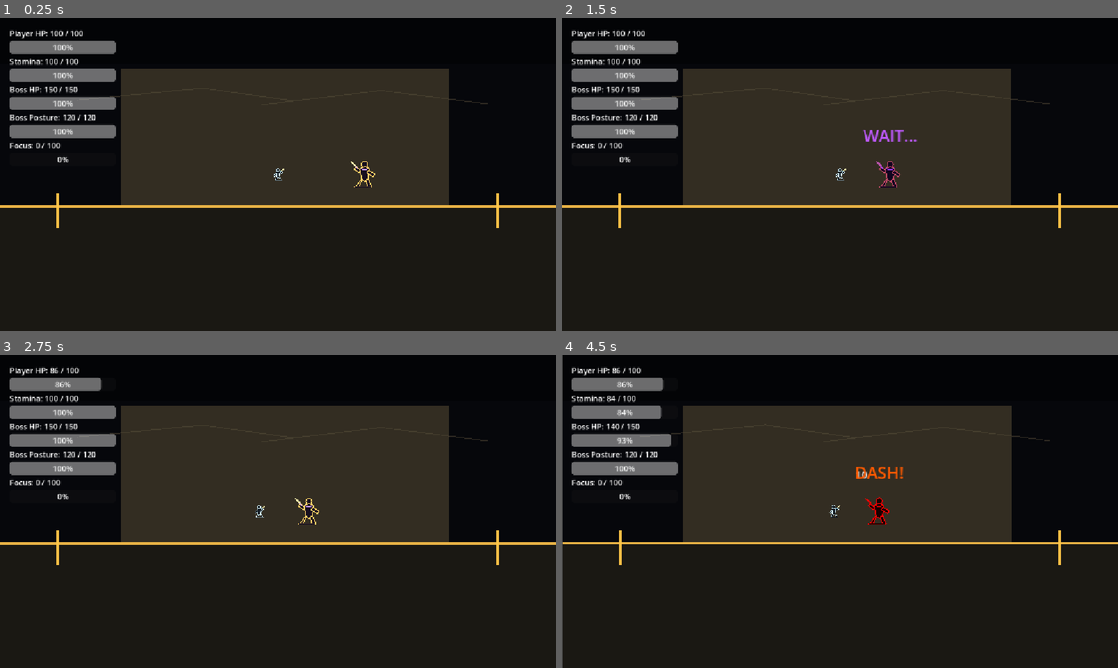
Above: before the commit, frames 1-4 (two rows, left to right).
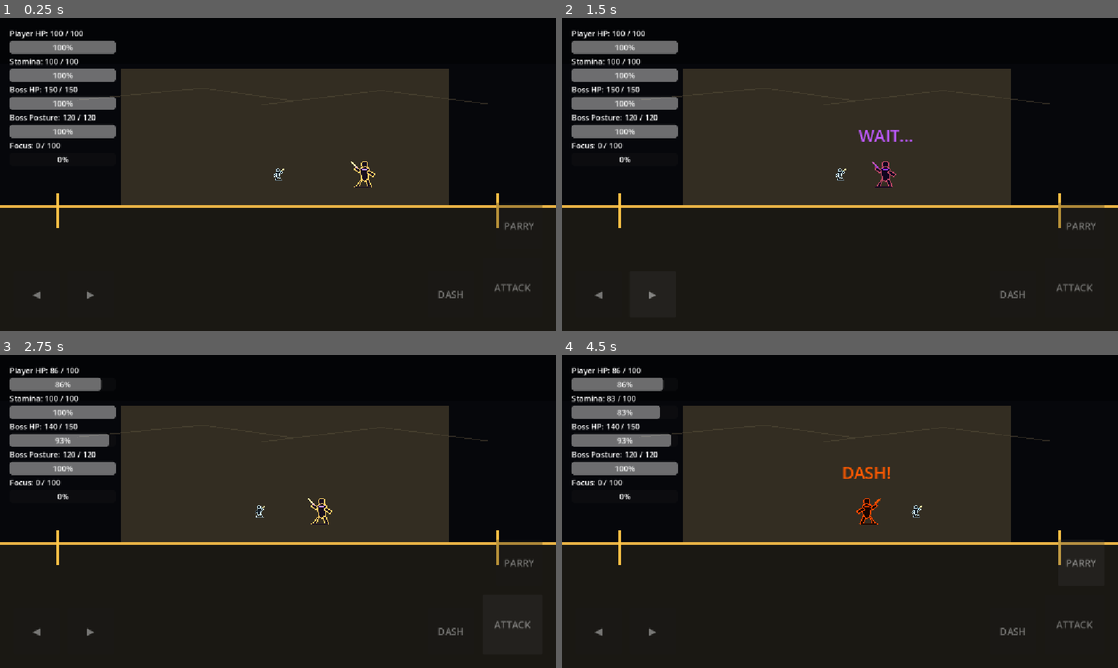
Above: after the commit, the same moments.

Repository: shanwinder/lastblade
Game: Godot game, scene res://scenes/main/BossBrokenMaster.tscn
The game is run twice, just before and just after one commit, with the same random seed, the same clock (stepped at 60 frames per second) and the same inputs.
Inputs (mouse positions are in pixels of both pictures, inside the frame that each line leads up to):
- Up to frame 1 (0.25 s): no input
- Up to frame 2 (1.5 s): click (600, 293) at 0.5 s, where only the run after the commit has a clickable "◀"; click (650, 293) at 1.25 s, where only the run after the commit has a clickable "▶"
- Up to frame 3 (2.75 s): click (511, 624) at 2 s, where only the run after the commit has a clickable "ATTACK"
- Up to frame 4 (4.5 s): click (1012, 630) at 2.75 s, where only the run after the commit has a clickable "DASH"; click (1079, 561) at 3.5 s, where only the run after the commit has a clickable "PARRY"; hold Right (ui_right) from 4.28 s (still down); tap A (attack) at 4.35 s

The runs differ from the first frame. In frame 1, 0.4% of the frame differs, in the area x 5-98%, y 58-90%; in frame 2, 0.8%; in frame 3, 0.8%; in frame 4, 1.5%, in the area x 0-100%, y 0-100%.

Commit message:
feat: enable touch controls in main scene

Diff:
--- a/last-blade-trial/scenes/main/BossBrokenMaster.tscn
+++ b/last-blade-trial/scenes/main/BossBrokenMaster.tscn
@@ -7,6 +7,7 @@
 [ext_resource type="Script" uid="uid://ctwdm7k5ww2c0" path="res://HUD.gd" id="5_7w3th"]
 [ext_resource type="Script" uid="uid://bfcpuai2nb0xm" path="res://game_camera.gd" id="6_jpax5"]
 [ext_resource type="Script" path="res://combat_decay_manager.gd" id="7_decay"]
+[ext_resource type="Script" path="res://touch_controls.gd" id="8_touch"]
 
 [sub_resource type="RectangleShape2D" id="RectangleShape2D_nha0i"]
 size = Vector2(32, 32)
@@ -109,6 +110,10 @@
 offset_right = 400.0
 offset_bottom = 253.0
 
+[node name="TouchControls" type="CanvasLayer" parent="."]
+layer = 20
+script = ExtResource("8_touch")
+
 [node name="GameCamera" type="Camera2D" parent="." unique_id=2003199488]
 position = Vector2(576, 324)
 script = ExtResource("6_jpax5")
